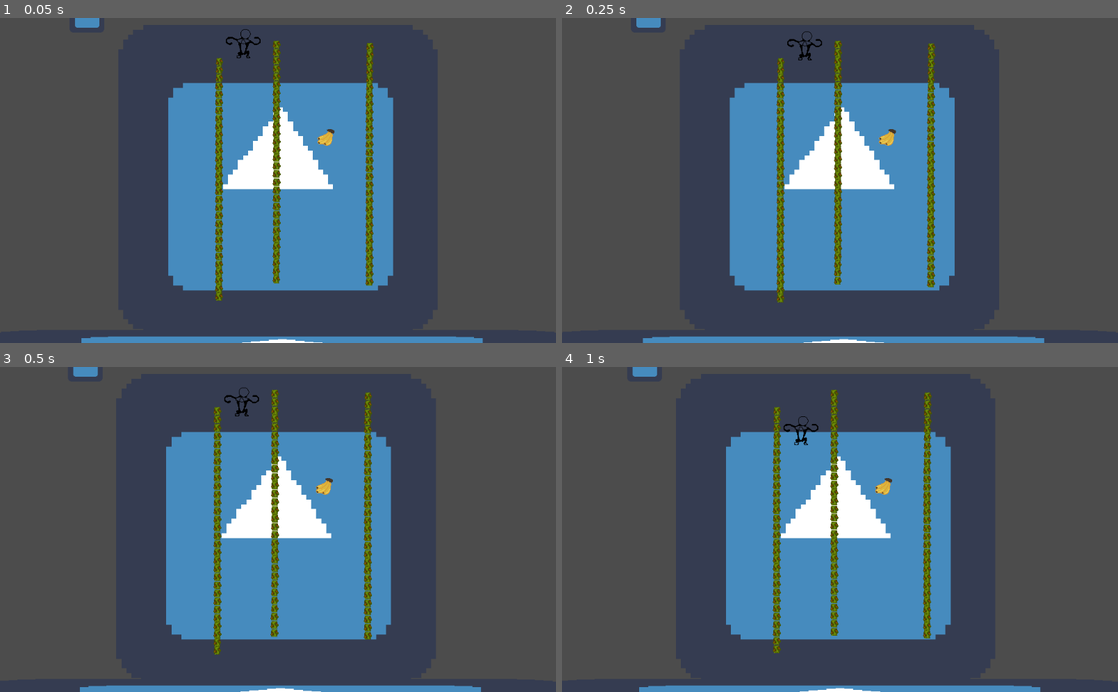
Above: before the commit, frames 1-4 (two rows, left to right).
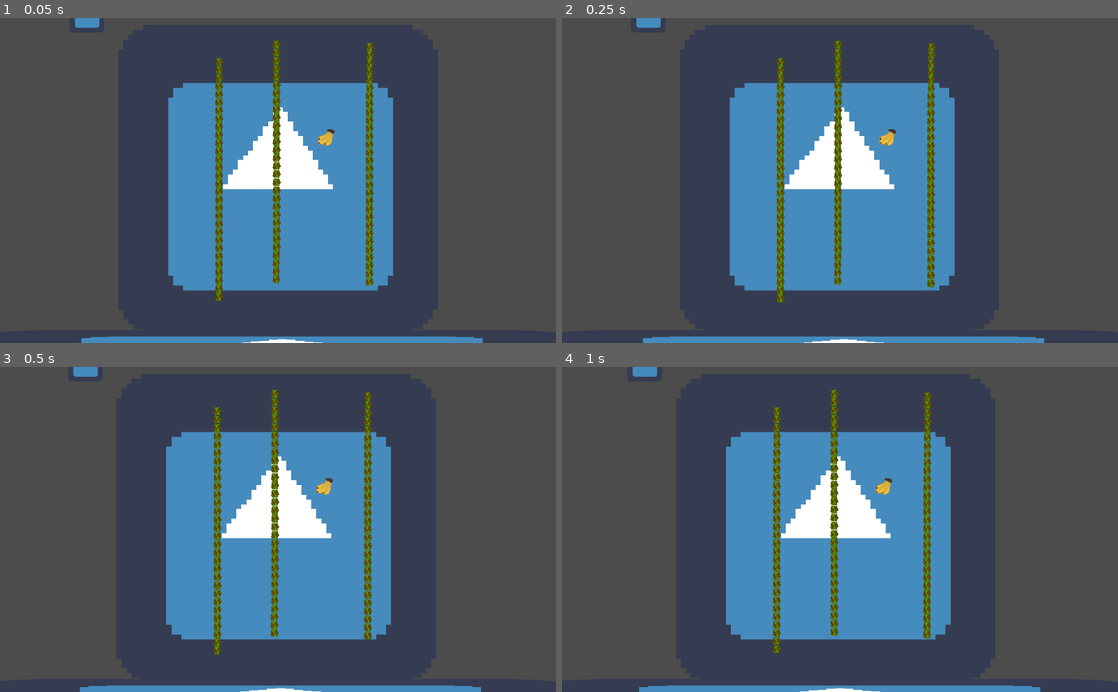
Above: after the commit, the same moments.

Repository: 2S-2-Semanas/gmtk2021
Game: Godot game, scene res://sandbox/SandboxScene.tscn
Same seed, same stepped clock (60 frames per second), same inputs: the game is played once before the commit and once after it. The engine's default icon, where the game draws it, is replaced by a stand-in: a white triangle on a blue panel in a dark square.
Inputs:
- Up to frame 1 (0.05 s): no input
- Up to frame 2 (0.25 s): no input
- Up to frame 3 (0.5 s): no input
- Up to frame 4 (1 s): hold Right (ui_right) from 0.53 s (still down); hold Space (grab) from 0.53 s (still down)

The runs differ from the first frame. In frame 1, 0.1% of the frame differs, in the area x 40-47%, y 3-13%; in frame 2, 0.1%, in the area x 40-67%, y 4-66%; in frame 3, 0.1%; in frame 4, 0.1%.

Commit message:
idk, some change i guess

Diff:
--- a/monkey/Monkey.gd
+++ b/monkey/Monkey.gd
@@ -36,7 +36,7 @@
 		_direction = 0
 
 	if (Input.is_action_just_released("grab")):
-		if(MonkeyGlobal._liana_grabbed and _current_monkey_liana_grabbed):
+		if(_current_monkey_liana_grabbed):
 			apply_impulse(Vector2.ZERO, Vector2(IMPULSE_AFTER_RELEASE.x * _direction, IMPULSE_AFTER_RELEASE.y))
 		_release_lianas()
 	if (MonkeyGlobal._liana_grabbed and _current_monkey_liana_grabbed):
--- a/sandbox/SandboxScene.tscn
+++ b/sandbox/SandboxScene.tscn
@@ -31,9 +31,6 @@
 [node name="Rock" parent="Ground" instance=ExtResource( 3 )]
 position = Vector2( -351.439, -613.652 )
 
-[node name="Monkey" parent="." instance=ExtResource( 1 )]
-position = Vector2( 452.574, 41.8582 )
-
 [node name="Monkey2" parent="." instance=ExtResource( 1 )]
 position = Vector2( 660.394, -104.353 )
 
